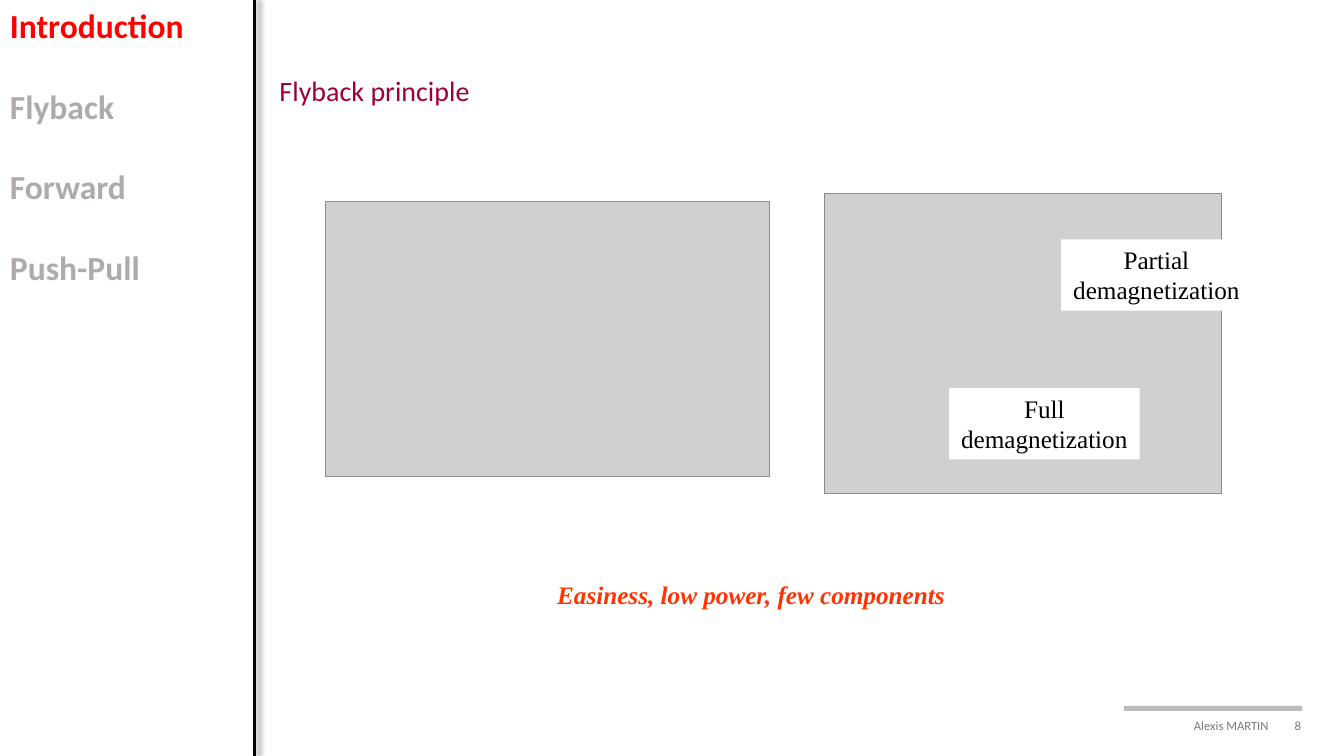
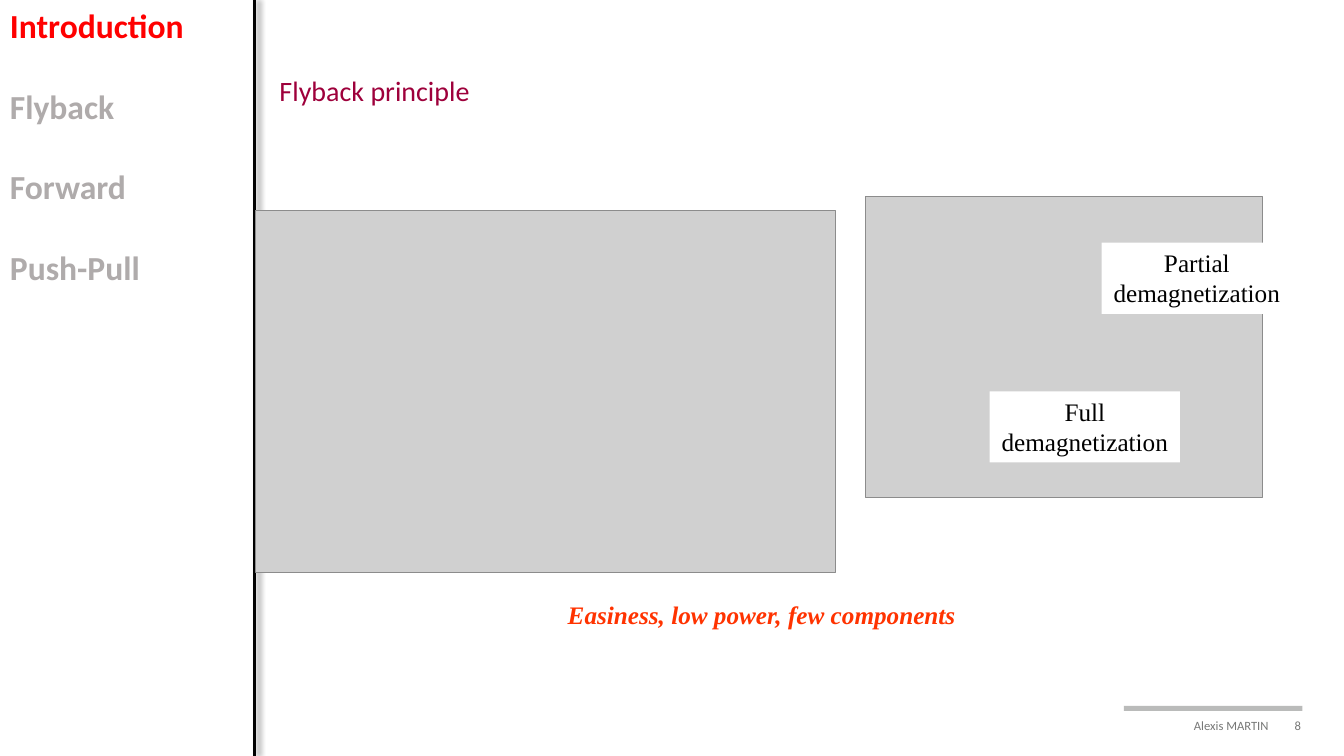
Before and after one commit to alexismartin46/Cours_Electronique_de_Puissance_FISE2, a slide deck: slide 8 of Cours/Cours2_isolated.pptx. Drawn at 1344x756 pixels with LibreOffice and Linux fonts; fonts in the diff are those of the drawing; grey boxes stand for pictures; background and template pictures are left out. Boxes give left, top, right and bottom in pixels: in the first picture for what was removed or moved away, otherwise in the second. Text is boxed around its words. In the diff, an @@ line names an element or a change of style, - is before the commit and + after.

```diff
--- a/Cours/Cours2_isolated.pptx
+++ b/Cours/Cours2_isolated.pptx
@@ picture: place and size @@
-picture at bbox=[325, 202, 769, 477]
+picture at bbox=[256, 210, 836, 572]
@@ 2 rectangles, 1 picture: place and size @@
-2 rectangles, 1 picture at bbox=[825, 194, 1252, 494]
+2 rectangles, 1 picture at bbox=[866, 197, 1293, 497]
@@ text "Easiness, low power, few components": place and size @@
-text "Easiness, low power, few components" at bbox=[557, 586, 944, 610]
+text "Easiness, low power, few components" at bbox=[568, 606, 955, 630]
```
Also in this commit, not shown: 12 other slides changed, 19 other files.
